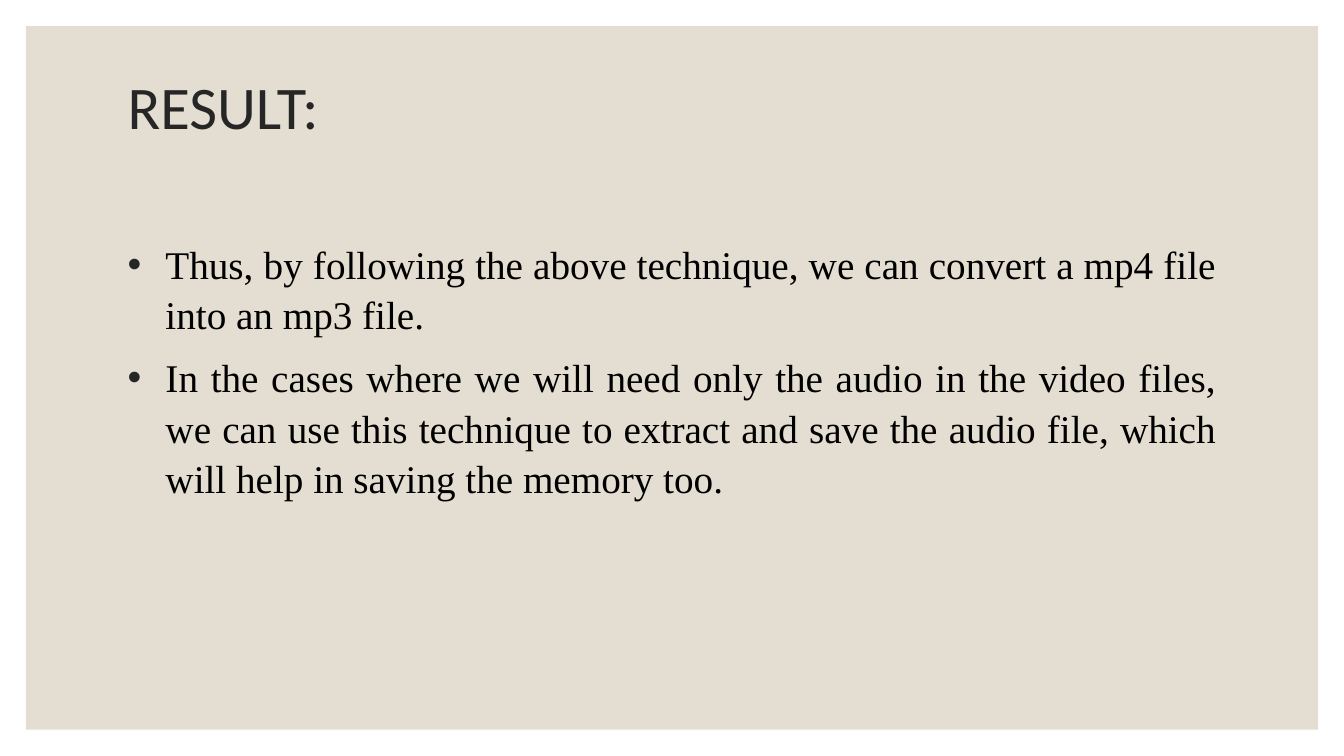
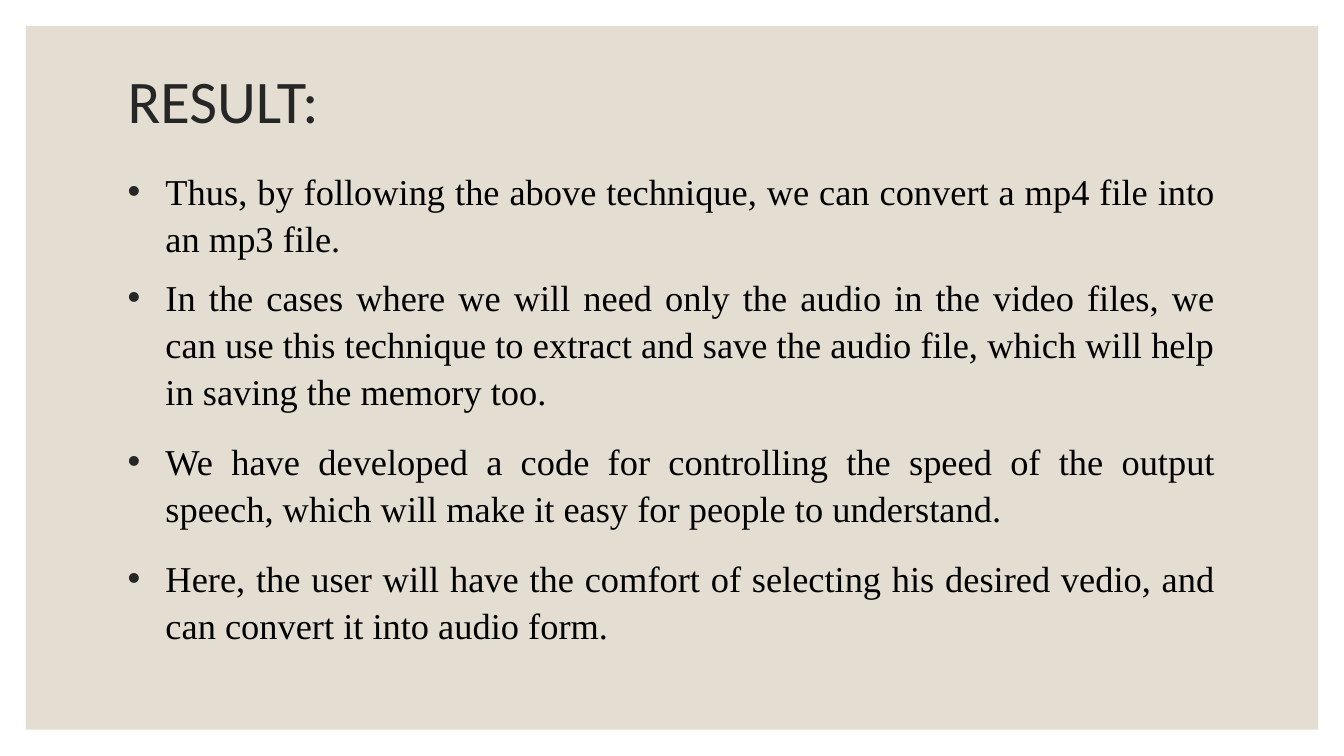
Before and after one commit to ABHRAMVIDIYALA/VIDEO_TO_AUDIO, a slide deck: slide 16 of VIDEO TO AUDIO CONVERTER.pptx (slide 7 before the commit). Drawn at 1344x756 pixels with LibreOffice and Linux fonts; fonts in the diff are those of the drawing. Boxes give left, top, right and bottom in pixels: in the first picture for what was removed or moved away, otherwise in the second. Text is boxed around its words. In the diff, an @@ line names an element or a change of style, - is before the commit and + after.

```diff
--- a/VIDEO TO AUDIO CONVERTER.pptx
+++ b/VIDEO TO AUDIO CONVERTER.pptx
@@ title "RESULT:": place and size @@
-title "RESULT:" at [128,89,319,130]
+title "RESULT:" at [128,83,319,124]
@@ text "Thus, by following the above ...": place and size @@
-text "Thus, by following the above ..." at [165,251,1216,501]
+text "Thus, by following the above ..." at [165,179,1215,640]
@@ text at [165,179,1215,412]: size 28 to 26 pt in "Thus, by following the above technique, we ...", "In the cases where we will need ..." @@
@@ text at [165,449,1215,640]: paragraphs added @@
+• We have developed a code for controlling the speed of the output speech, which will make it easy for people to understand.
+• Here, the user will have the comfort of selecting his desired vedio, and can convert it into audio form.
```
Also in this commit, not shown: 5 other slides changed, 9 slides added.
